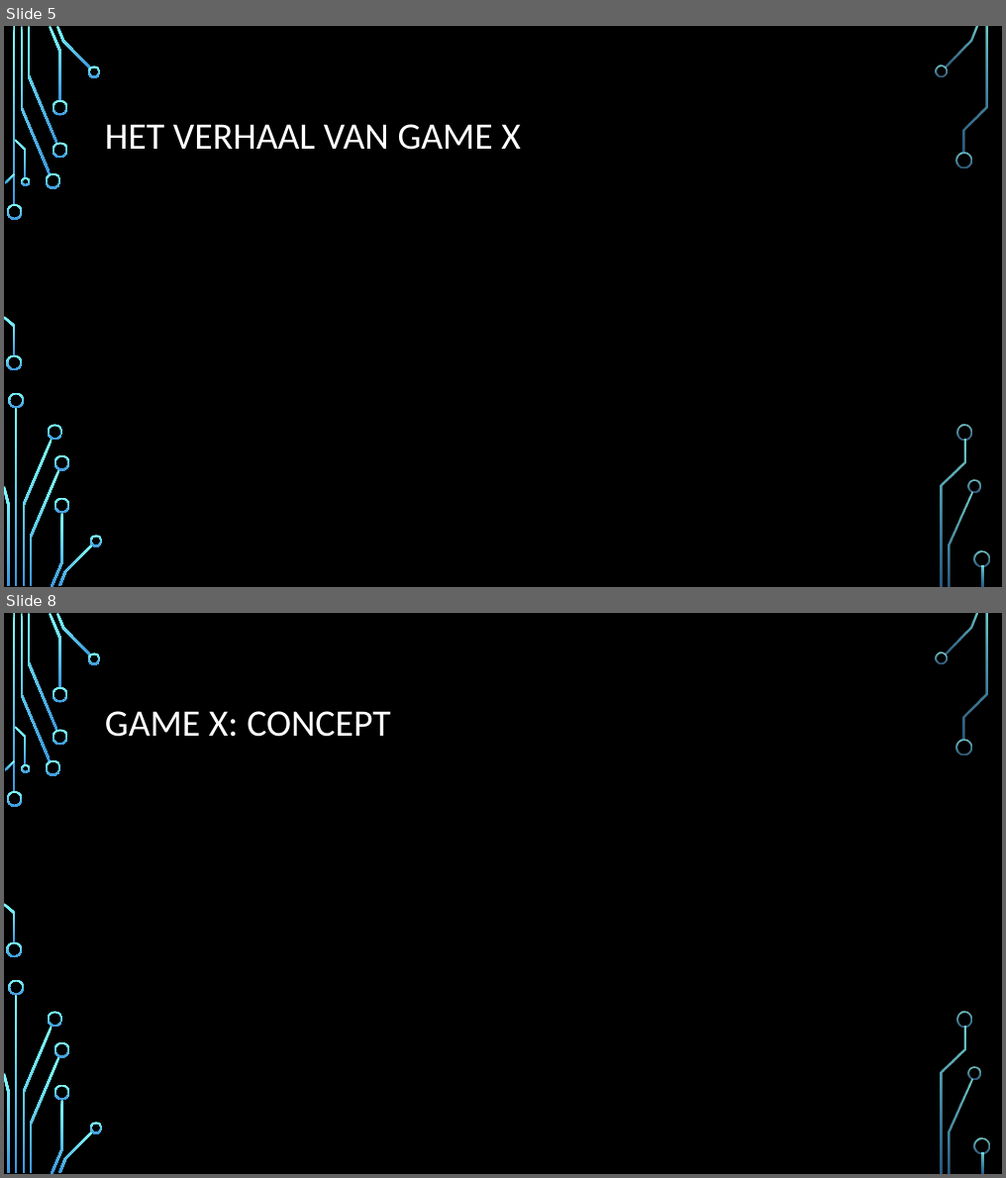
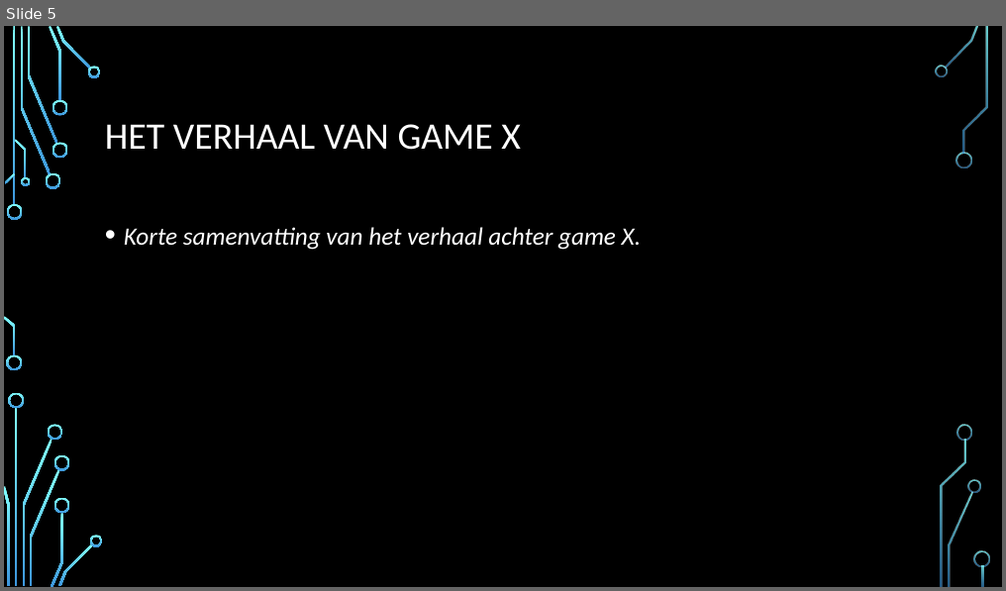
Before and after one commit to rweeda/PythonIA, a slide deck: docs/Pygame/GameAnalyse_GameX.pptx. Shown one above the other, each under a label of ours: slides 5 and 8 before the commit, slide 5 after it; the slides between them are not shown. The pictures are 1006x1178 and 1006x591 pixels, drawn with LibreOffice and Linux fonts; fonts in the diff are those of the drawing; background and template pictures are left out. Boxes give left, top, right and bottom in pixels: in the first picture for what was removed or moved away, otherwise in the second. Text is boxed around its words. In the diff, an @@ line names an element or a change of style, - is before the commit and + after.

```diff
--- a/docs/Pygame/GameAnalyse_GameX.pptx
+++ b/docs/Pygame/GameAnalyse_GameX.pptx
@@ slide 8 removed at (x1=4, y1=613, x2=1002, y2=1174), background picture (left out); not listed: 36 template elements that a slide beside it also shows @@
@@ title removed at (x1=105, y1=711, x2=391, y2=737) @@
-GAME X: CONCEPT
@@ slide 5 changed as well @@
@@ text added at (x1=124, y1=227, x2=641, y2=250), 24 pt, text #FFFFFF, italic @@
+• Korte samenvatting van het verhaal achter game X.
```
Also in this commit, not shown: 6 other slides changed, 1 slide added, 6 other slides removed, 9 other files.
